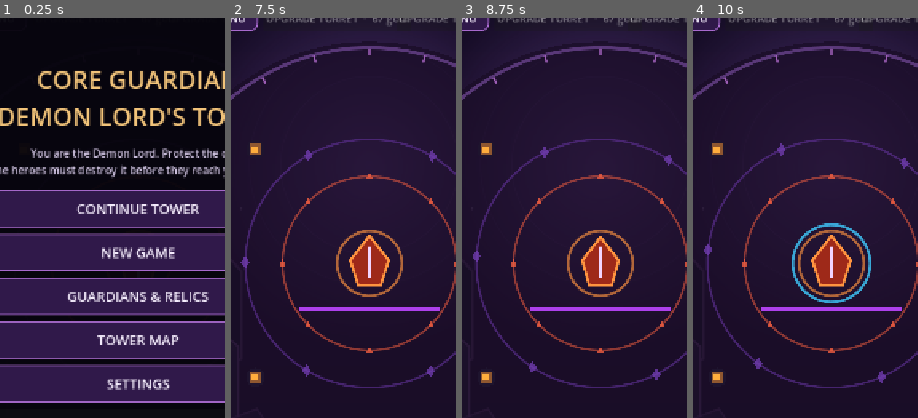
Above: before the commit, frames 1-4 (left to right).
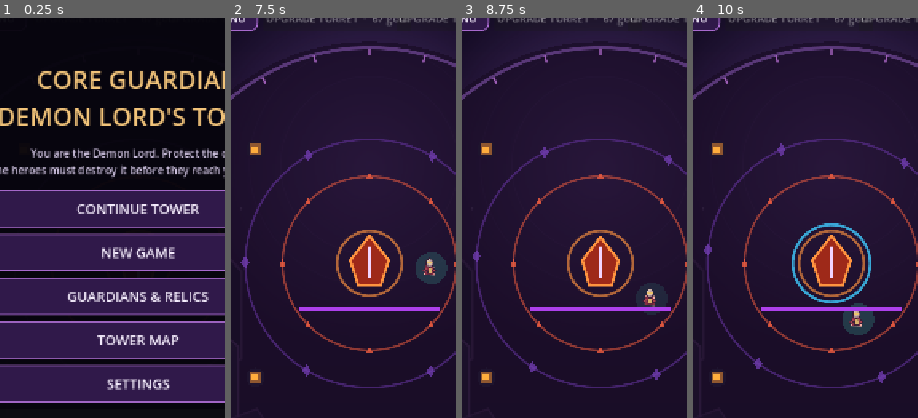
Above: after the commit, the same moments.

Repository: kage049754/Core-Guardian-Demon-Lord-s-Tower
Game: Godot game, scene res://scenes/main.tscn
The game is run twice, just before and just after one commit, with the same random seed, the same clock (stepped at 60 frames per second) and the same inputs.
Inputs:
- Up to frame 1 (0.25 s): no input
- Up to frame 2 (7.5 s): click "EMERGENCY SHIELD · READY" at 0.5 s; click "EMERGENCY SHIELD · READY" at 1.25 s; click "NEXT FLOOR / RETRY" at 2 s; click "NEXT FLOOR / RETRY" at 2.75 s; click "NEXT FLOOR / RETRY" at 3.5 s; click "NEW GAME" at 4.25 s; click "NEW GAME" at 5 s; click "CONTINUE TOWER" at 5.75 s; click "CONTINUE TOWER" at 6.5 s; click "OK" at 7.25 s
- Up to frame 3 (8.75 s): click "Core Mastery" at 8 s
- Up to frame 4 (10 s): click "Core Mastery" at 8.75 s; click "EMERGENCY SHIELD · READY" at 9.5 s
The pictures show only the part of the screen within x 19-69%, y 18-68%; the shares and areas given below are measured in that part.

The runs differ from the first frame. In frame 2, 0.9% of the frame differs, in the area x 82-97%, y 58-67%; in frame 3, 0.2%; in frame 4, 0.8%.

Commit message:
art: animate summoned guardians orbiting the Demonic Core

Diff:
--- a/scripts/main.gd
+++ b/scripts/main.gd
@@ -1114,6 +1114,18 @@
 		draw_circle(turret_pos, 15.0, Color(0.12, 0.08, 0.18))
 		draw_rect(Rect2(turret_pos - Vector2(9, 9), Vector2(18, 18)), Color(0.56, 0.34, 0.19))
 		draw_rect(Rect2(turret_pos - Vector2(5, 5), Vector2(10, 10)), Color(1.0, 0.68, 0.24))
+	# Summoned guardians orbit the core; their visual motion is cosmetic.
+	if hero_atlas != null:
+		for guardian_index in range(guardian_count):
+			var orbit_angle := game_clock * (0.42 + guardian_index * 0.035) + TAU * float(guardian_index) / maxf(1.0, float(guardian_count))
+			var orbit_radius := outer_radius * 0.30
+			var guardian_pos := center + Vector2(cos(orbit_angle), sin(orbit_angle)) * orbit_radius
+			var guardian_size := 19.0 + minf(7.0, guardian_level * 0.5)
+			var guardian_rect := Rect2(guardian_pos - Vector2(guardian_size, guardian_size), Vector2(guardian_size * 2.0, guardian_size * 2.0))
+			var guardian_source := Rect2(float((guardian_index % 5) * 100), 0, 100, 100)
+			if not reduced_effects:
+				draw_circle(guardian_pos, guardian_size + 6.0, Color(0.25, 0.85, 0.72, 0.16 + 0.05 * sin(game_clock * 3.0)))
+			draw_texture_rect_region(hero_atlas, guardian_rect, guardian_source, Color.WHITE, false, true)
 	# Rift Trap's inner rune ring marks the damaging zone.
 	draw_arc(center, outer_radius * 0.42, 0, TAU, 72, Color(0.95, 0.37, 0.25, 0.55), 2.0, true)
 	for trap_index in range(8):
